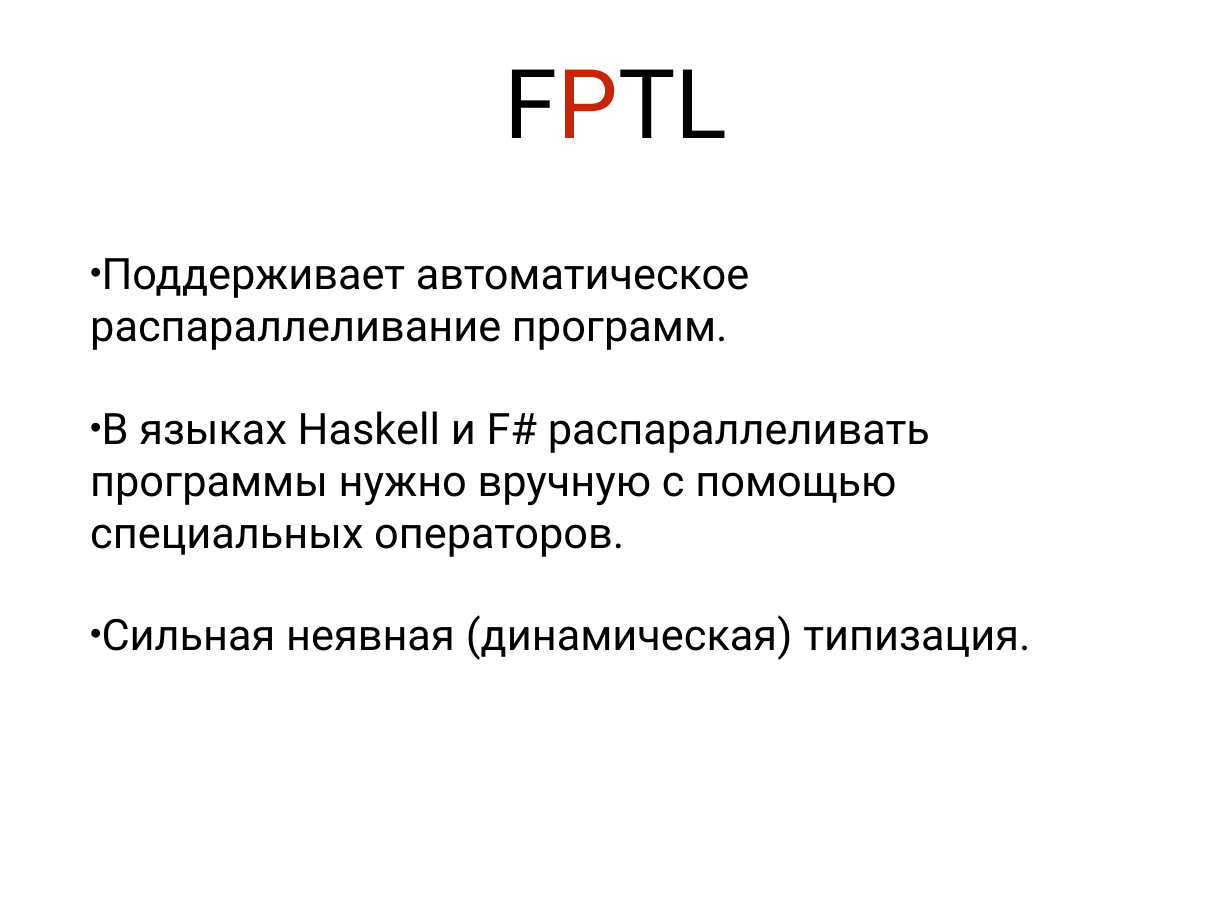
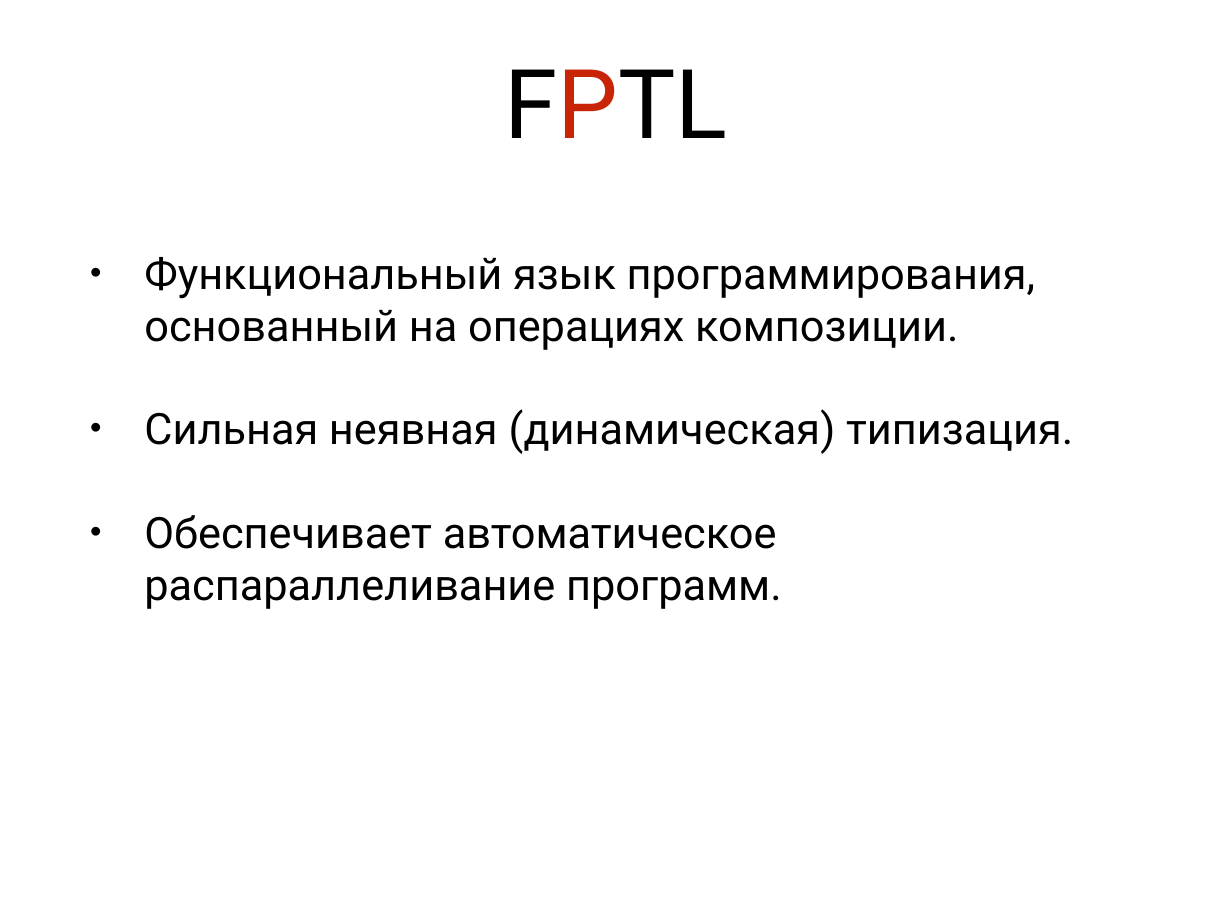
Before and after one commit to Zumisha/Parallel-Programming, a slide deck: slide 2 of Документация/fptl.ppt (slide 3 before the commit). Drawn at 1232x924 pixels with LibreOffice and Linux fonts; fonts in the diff are those of the drawing. Boxes give left, top, right and bottom in pixels: in the first picture for what was removed or moved away, otherwise in the second. Text is boxed around its words. In the diff, an @@ line names an element or a change of style, - is before the commit and + after.

```diff
--- a/Документация/fptl.ppt
+++ b/Документация/fptl.ppt
@@ text at bbox=[144, 257, 1036, 350]: text changed @@
-• Поддерживает автоматическое распараллеливание программ.
-• В языках Haskell и F# распараллеливать программы нужно вручную с помощью специальных операторов.
+• Функциональный язык программирования, основанный на операциях композиции.
@@ text at bbox=[144, 409, 1073, 454]: indent changed @@
@@ text at bbox=[144, 515, 782, 609]: paragraph added @@
+• Обеспечивает автоматическое распараллеливание программ.
```
Also in this commit, not shown: 26 other slides changed, 1 slide removed, 1 other file.
